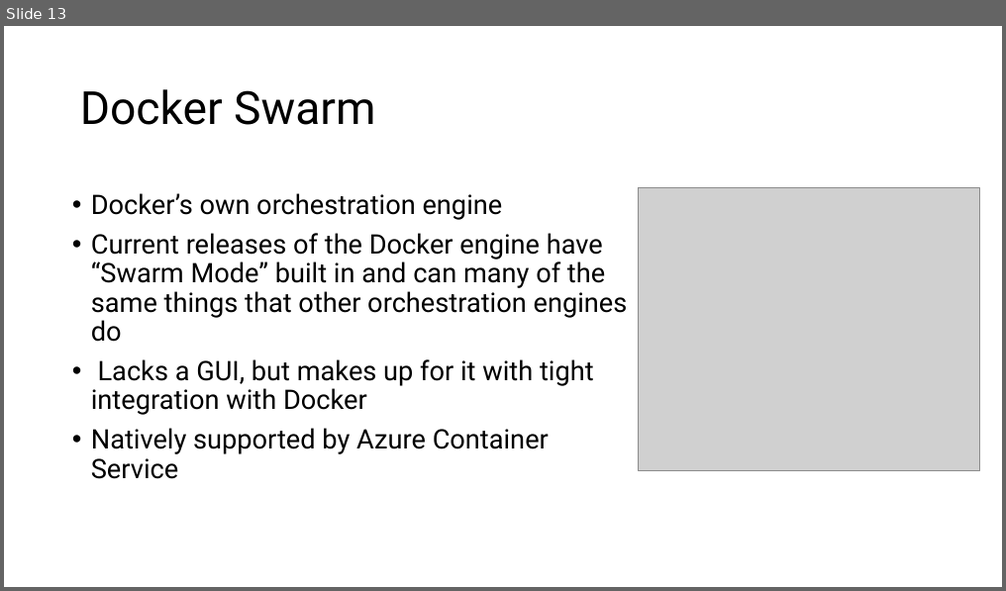
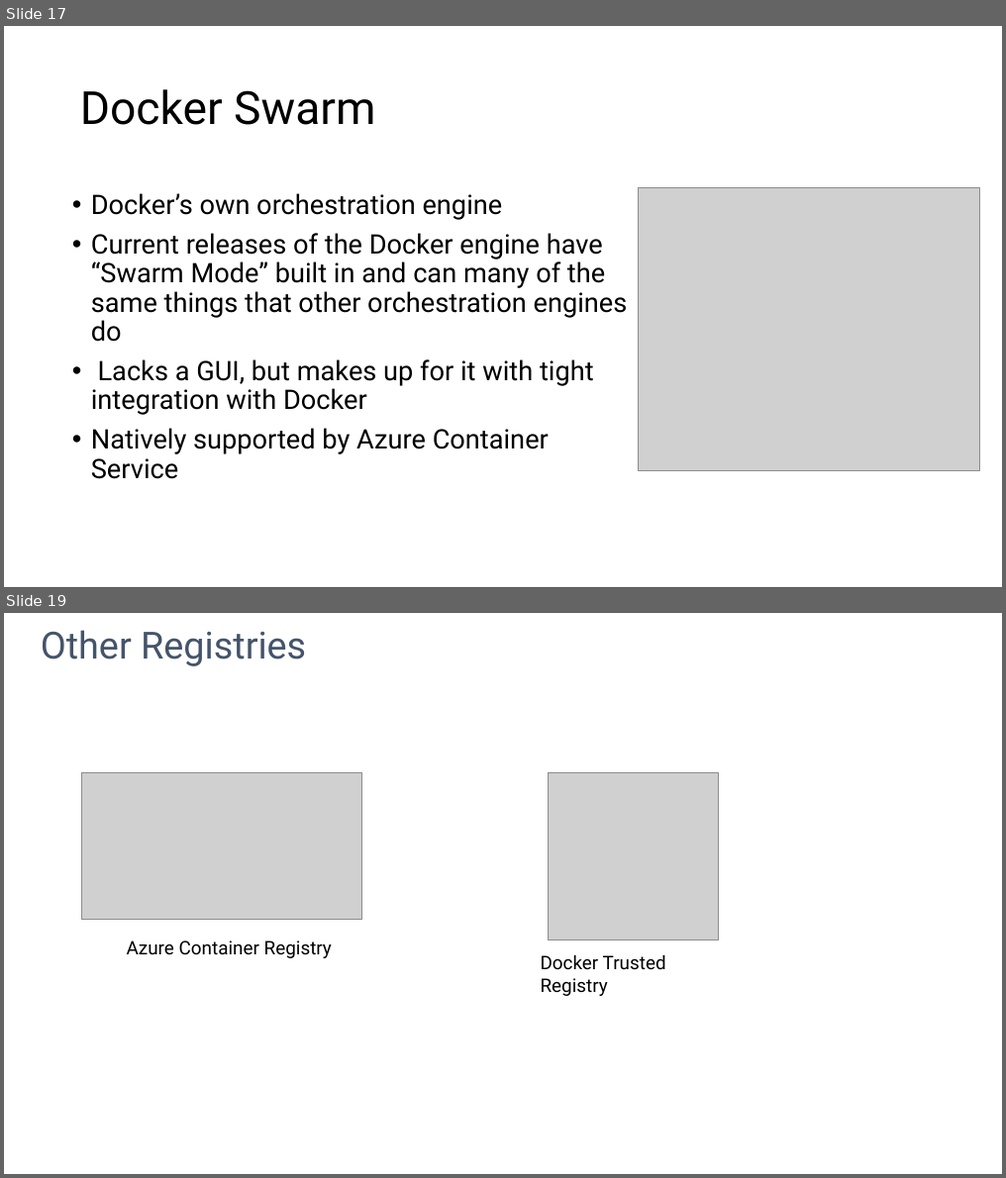
Before and after one commit to COAzure/global-azure-boot-camp-2017, a slide deck: Containers/Presentation/Docker and Azure Container Service.pptx. Shown one above the other, each under a label of ours: slide 13 before the commit, slides 17 and 19 after it; the slides between them are not shown. The pictures are 1006x591 and 1006x1178 pixels, drawn with LibreOffice and Linux fonts; fonts in the diff are those of the drawing; grey boxes stand for pictures. Boxes give left, top, right and bottom in pixels: in the first picture for what was removed or moved away, otherwise in the second. Text is boxed around its words. In the diff, an @@ line names an element or a change of style, - is before the commit and + after.

```diff
--- a/Containers/Presentation/Docker and Azure Container Service.pptx
+++ b/Containers/Presentation/Docker and Azure Container Service.pptx
@@ slide 19 added at (4,613,1002,1174), background #FFFFFF @@
@@ title added at (41,630,306,666), 36 pt, text #44546A @@
+Other Registries
@@ picture added at (82,772,361,919) @@
@@ picture added at (548,772,719,940) @@
@@ text added at (127,941,332,959), 18 pt, text #000000 @@
+Azure Container Registry
@@ text added at (541,955,666,996), 18 pt, text #000000 @@
+Docker Trusted Registry
@@ what was slide 13 is now slide 17 @@
```
Also in this commit, not shown: 8 other slides added, 3 slides removed.
